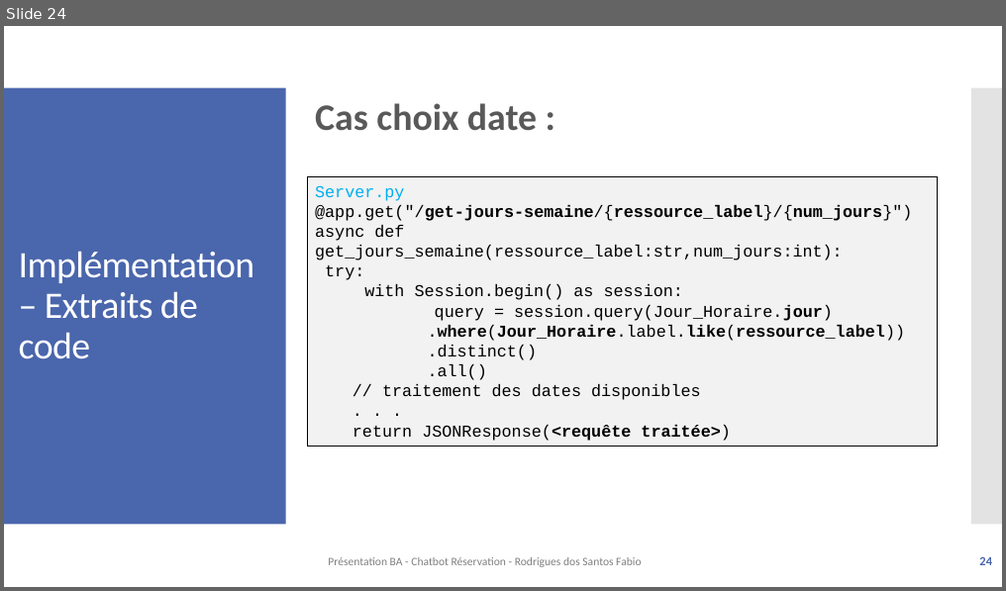
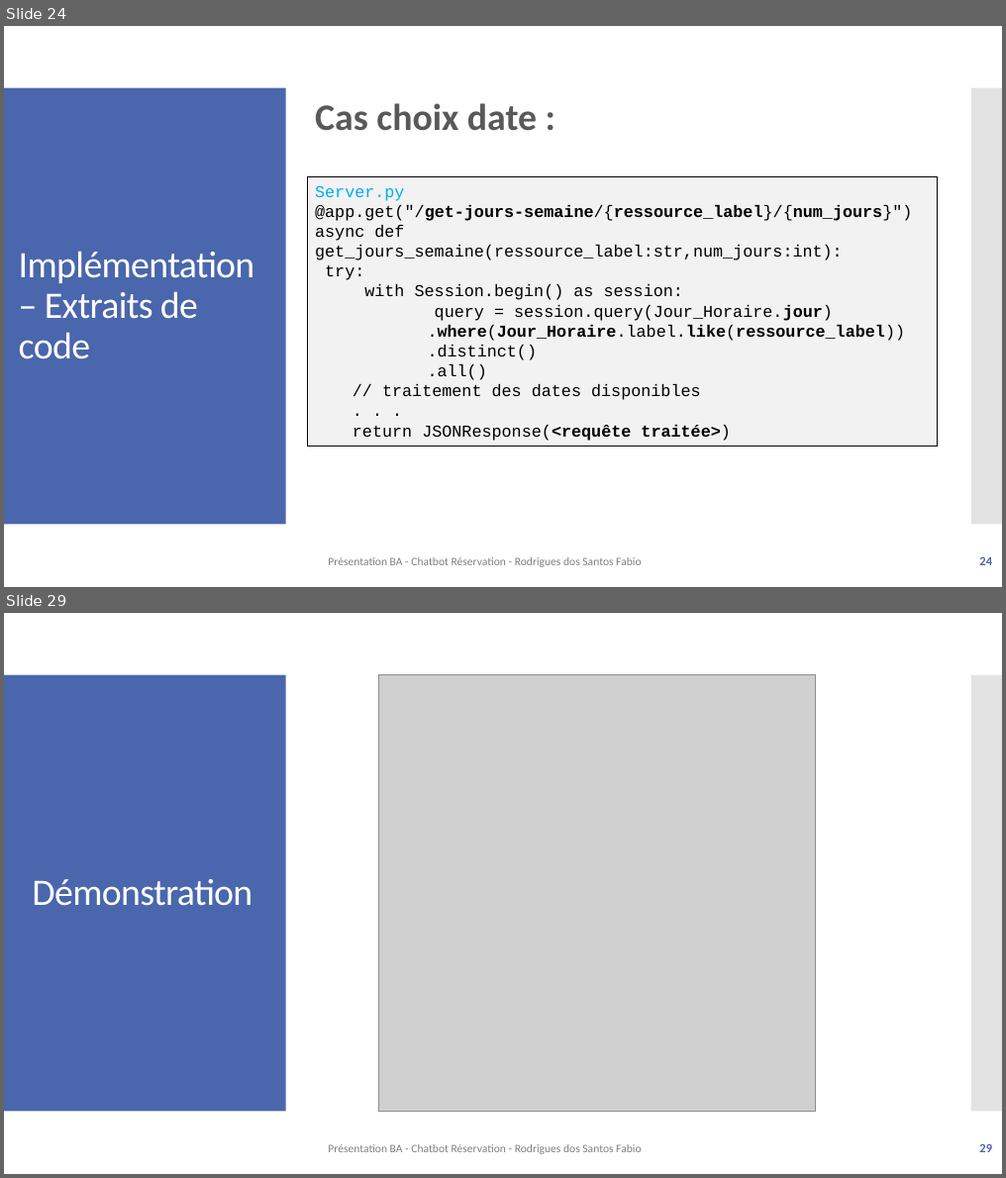
Before and after one commit to f-rdrgs/projet-bachelor, a slide deck: documentation/travail_bachelor/ISC_LOG_presentation_diplome_RodriguesDosSantosFabio_EggenbergNiklaus_2024.pptx. Shown one above the other, each under a label of ours: slide 24 before the commit, slides 24 and 29 after it; the slides between them are not shown. The pictures are 1006x591 and 1006x1178 pixels, drawn with LibreOffice and Linux fonts; fonts in the diff are those of the drawing; grey boxes stand for pictures. Boxes give left, top, right and bottom in pixels: in the first picture for what was removed or moved away, otherwise in the second. Text is boxed around its words. In the diff, an @@ line names an element or a change of style, - is before the commit and + after.

```diff
--- a/documentation/travail_bachelor/ISC_LOG_presentation_diplome_RodriguesDosSantosFabio_EggenbergNiklaus_2024.pptx
+++ b/documentation/travail_bachelor/ISC_LOG_presentation_diplome_RodriguesDosSantosFabio_EggenbergNiklaus_2024.pptx
@@ slide 29 added at [4,613,1002,1174], background #FFFFFF; not listed: 2 template elements that a slide beside it also shows @@
@@ picture added at [378,675,815,1112] @@
@@ title added at [32,879,252,906], 36 pt, text #FFFFFF @@
+Démonstration
@@ text added at [328,1145,641,1155], 11 pt, text #808080 @@
+Présentation BA - Chatbot Réservation - Rodrigues dos Santos Fabio
@@ page number added at [979,1144,992,1153], 12 pt, text #4A66AC, bold @@
+29
```
Also in this commit, not shown: 1 slide changed, 3 other slides added, 1 other file.
